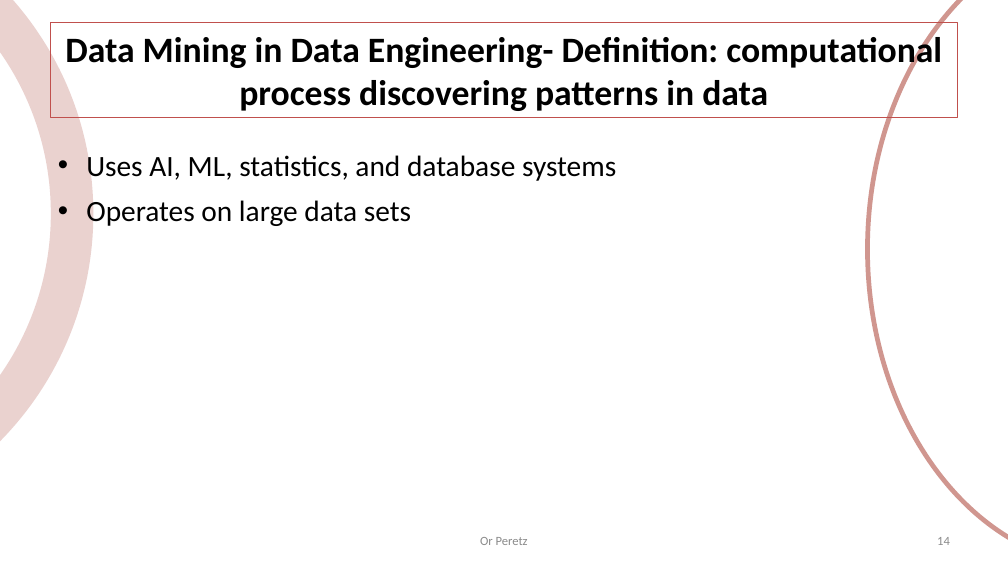
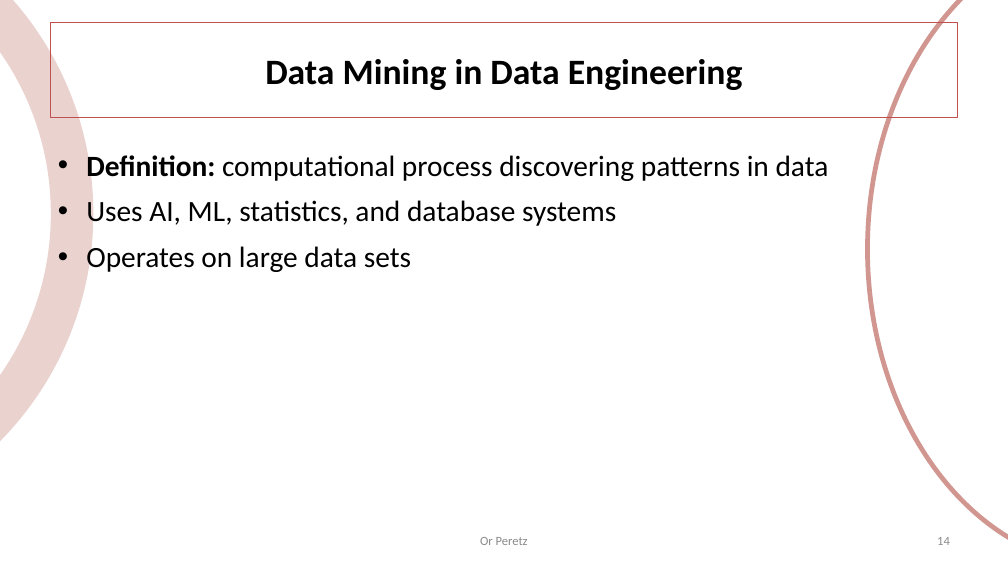
Before and after one commit to OrPerets/data-engineering-course, a slide deck: slide 14 of build/01-introduction.pptx. Drawn at 1008x567 pixels with LibreOffice and Linux fonts; fonts in the diff are those of the drawing. Boxes give left, top, right and bottom in pixels: in the first picture for what was removed or moved away, otherwise in the second. Text is boxed around its words. In the diff, an @@ line names an element or a change of style, - is before the commit and + after.

```diff
--- a/build/01-introduction.pptx
+++ b/build/01-introduction.pptx
@@ title at (x1=265, y1=59, x2=743, y2=90): text changed @@
-Data Mining in Data Engineering- Definition: computational process discovering patterns in data
+Data Mining in Data Engineering
@@ text at (x1=86, y1=151, x2=829, y2=183): paragraph added @@
+• Definition: computational process discovering patterns in data
```
Also in this commit, not shown: 13 other slides changed, 1 other file.
